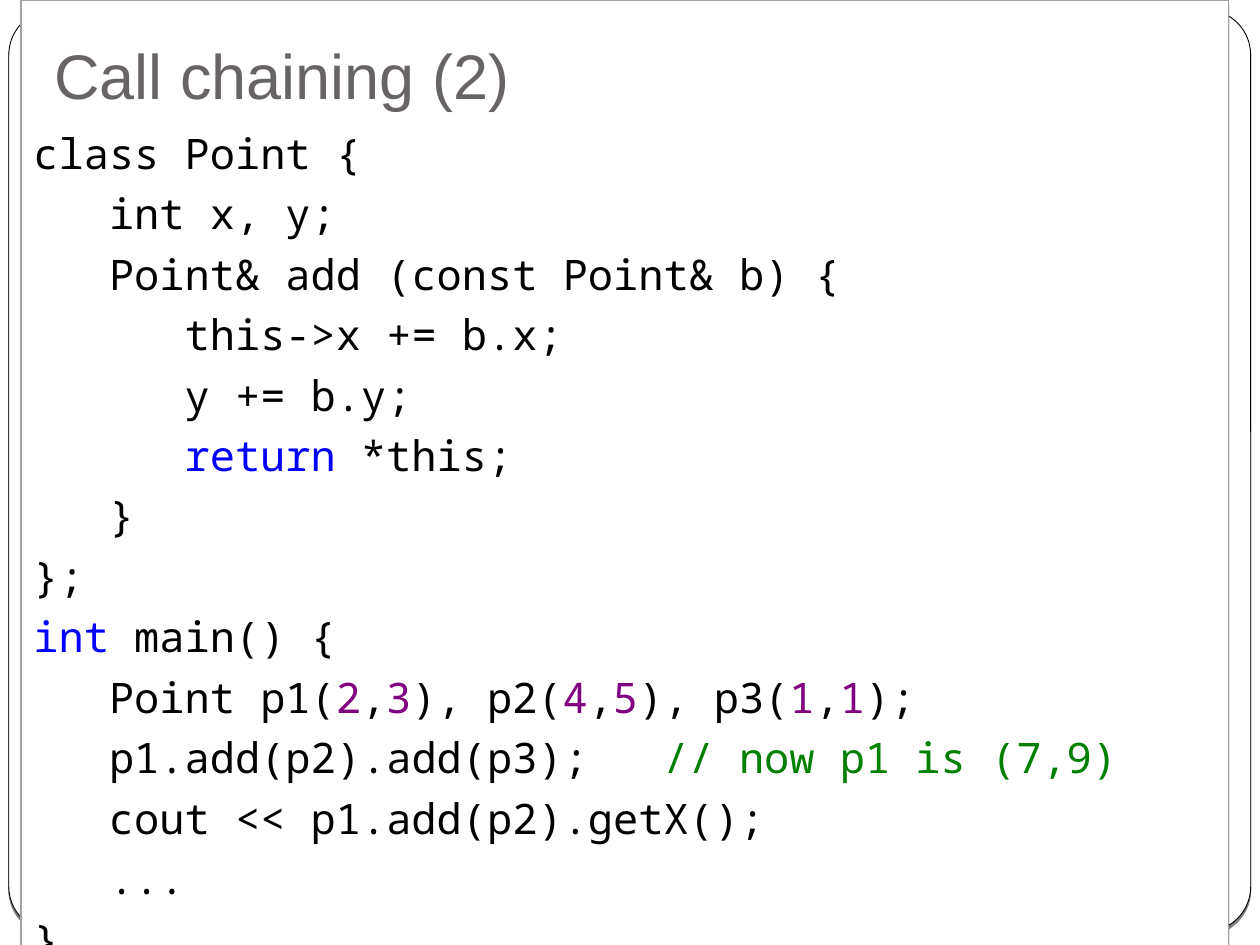
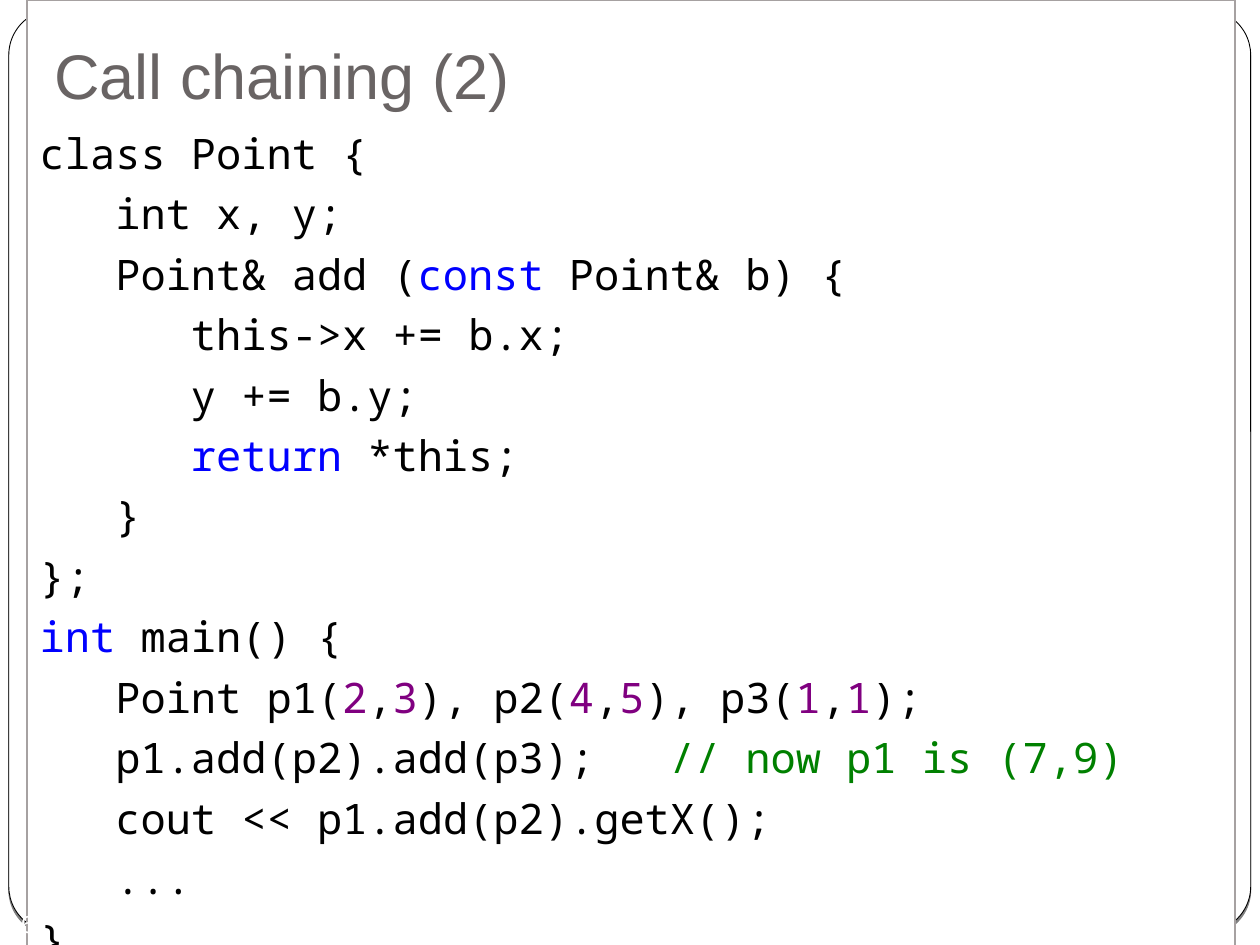
Before and after one commit to cpp-at-ariel/cpp-5780, a slide deck: slide 16 of 03-composition-references/slides-2-reference.odp. Drawn at 1260x945 pixels with LibreOffice and Linux fonts; fonts in the diff are those of the drawing. Boxes give left, top, right and bottom in pixels: in the first picture for what was removed or moved away, otherwise in the second. Text is boxed around its words. In the diff, an @@ line names an element or a change of style, - is before the commit and + after.

```diff
--- a/03-composition-references/slides-2-reference.odp
+++ b/03-composition-references/slides-2-reference.odp
@@ rectangle "class Point {": place and size @@
-rectangle "class Point {" at (21, 0, 1228, 945)
+rectangle "class Point {" at (28, 0, 1235, 945)
@@ text in rectangle at (115, 258, 795, 297): text colour #000000 to #0000FF in "(const" @@
```
Also in this commit, not shown: 1 other slide changed, 10 other files.
